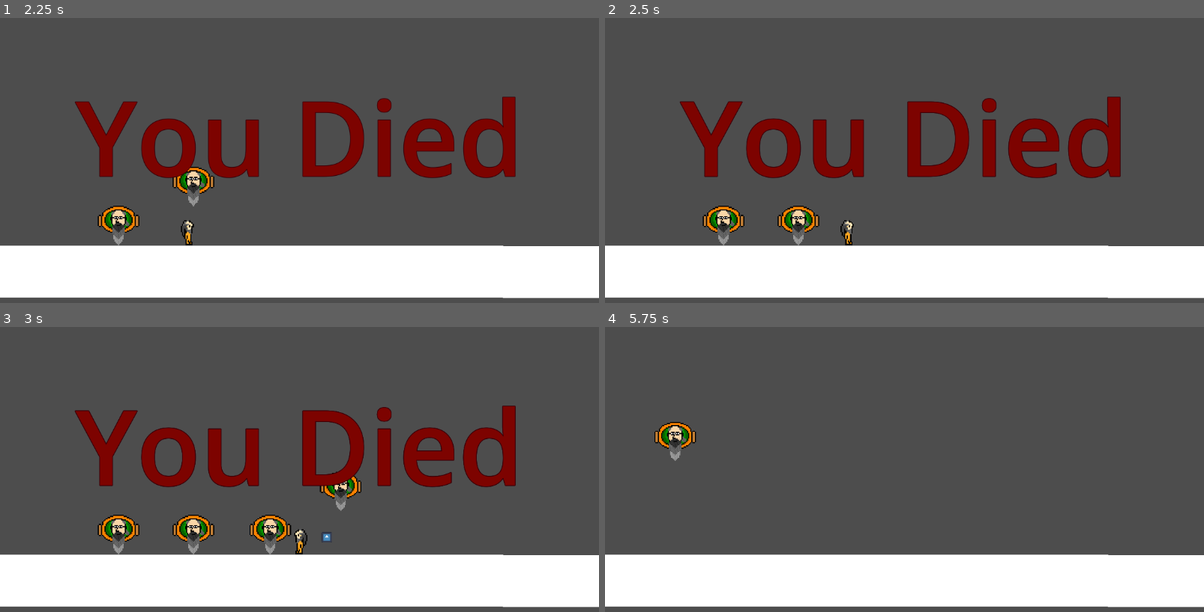
Above: before the commit, frames 1-4 (two rows, left to right).
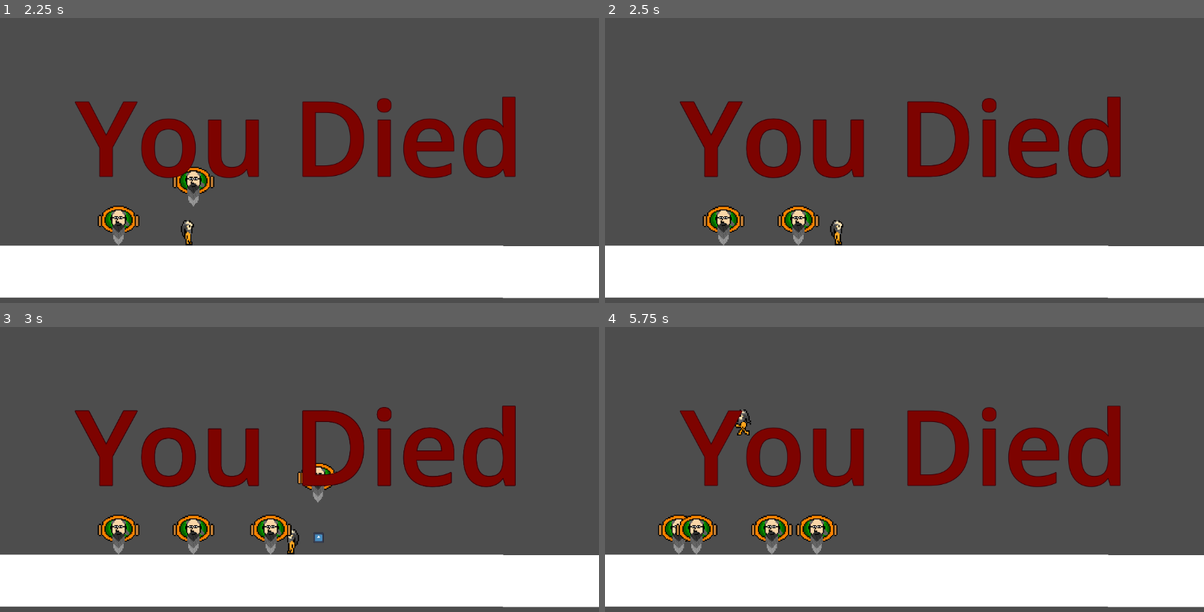
Above: after the commit, the same moments.

Repository: tristeceratops/42GameJam
Game: Godot game, scene res://recource/starting screen.tscn
Two runs of this game, one before a commit and one after it. Both use one fixed random seed, a clock stepped at 60 frames per second and the inputs below. The engine's default icon, where the game draws it, is replaced by a stand-in: a white triangle on a blue panel in a dark square.
Inputs (mouse positions are in pixels of both pictures, inside the frame that each line leads up to):
- Up to frame 1 (2.25 s): click (293, 134) at 0.5 s; move the mouse to (431, 117) at 1.27 s; hold S (crouch) 1.28-2.03 s; hold D (move_right) from 1.28 s (still down); tap Space (jump) at 1.52 s; move the mouse to (179, 151) at 2.02 s; tap E (dash) at 2.1 s
- Up to frame 2 (2.5 s): keep holding D (move_right); tap Space (jump) at 2.27 s
- Up to frame 3 (3 s): move the mouse to (359, 369) at 2.77 s; release D (move_right) at 2.78 s; hold A (move_left) from 2.78 s (still down); click (359, 369) at 2.85 s
- Up to frame 4 (5.75 s): move the mouse to (874, 512) at 3.52 s; release A (move_left) at 3.53 s; hold D (move_right) 3.53-5.03 s; tap Shift (sprint) at 3.6 s; tap Space (jump) at 3.77, 4.52, 5.27 s; move the mouse to (1084, 495) at 4.27 s; hold S (crouch) 4.28-5.03 s; move the mouse to (724, 395) at 5.02 s; hold A (move_left) from 5.03 s (still down); tap E (dash) at 5.1 s

Frame 1 is identical in both runs. In frame 2, 0.2% of the frame differs, in the area x 37-42%, y 70-80%; in frame 3, 1.0%; in frame 4, 10%, in the area x 8-87%, y 27-80%.

Commit message:
air velo
VELO IN ZE AIR!!!!

Diff:
--- a/george-game/Script/player.gd
+++ b/george-game/Script/player.gd
@@ -57,6 +57,8 @@
 		walking_sound.stop()
 	# Accelerate when moving left or right
 	if dir != 0:
+		if not is_on_floor():
+			velocity.x /= 1.5
 		velocity.x += dir * (MAX_SPEED / acceleration)
 		# Clamp the velocity to max speed when not running
 		if not Input.is_action_pressed("sprint"):
